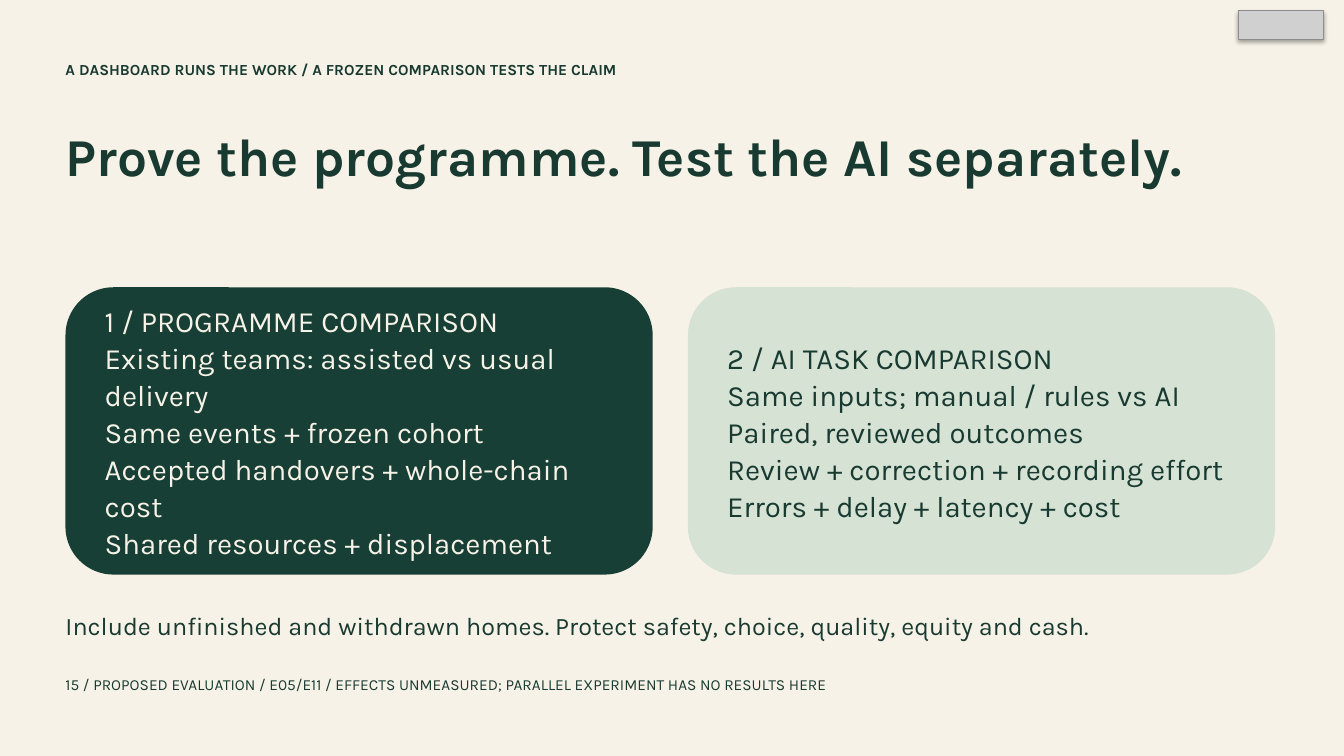
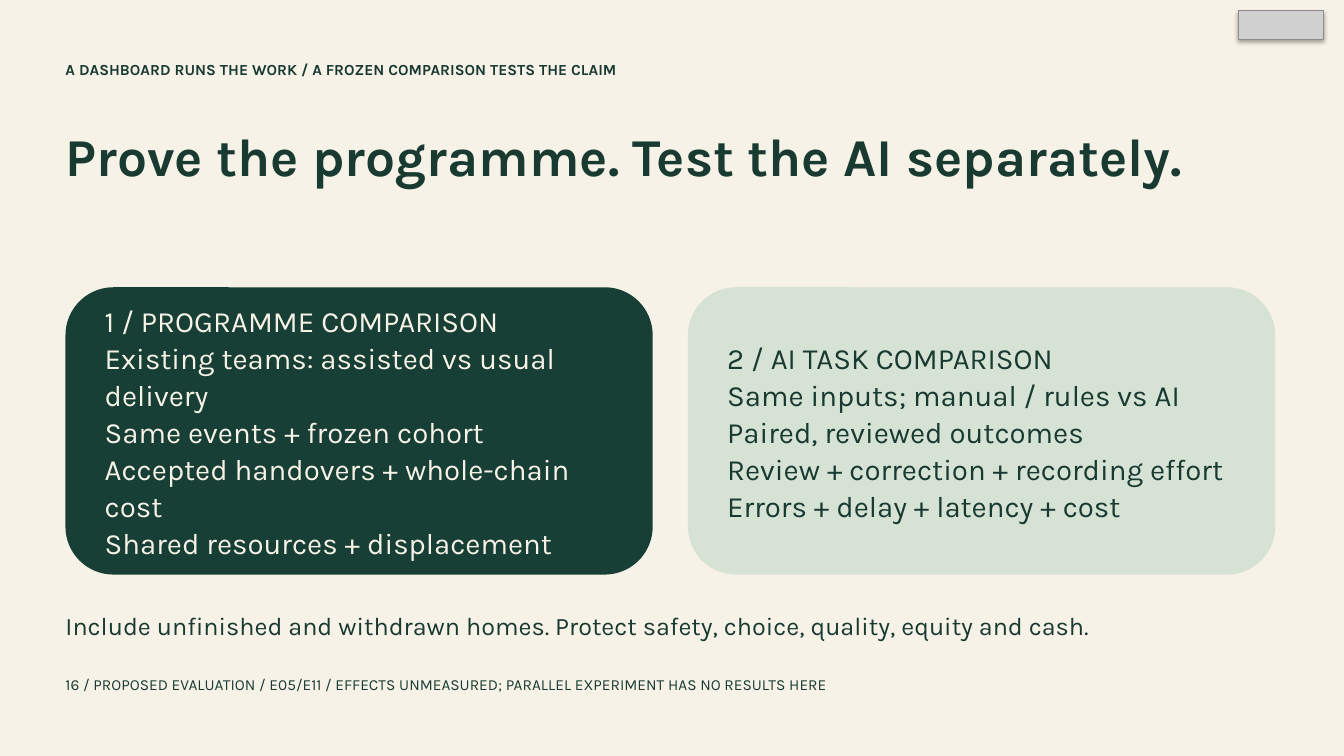
Before and after one commit to jmservera/ama, a slide deck: slide 16 of docs/capstone/deck/zava-forward-executive-draft.pptx (slide 15 before the commit). Drawn at 1344x756 pixels with LibreOffice and Linux fonts; fonts in the diff are those of the drawing; grey boxes stand for pictures. Boxes give left, top, right and bottom in pixels: in the first picture for what was removed or moved away, otherwise in the second. Text is boxed around its words. In the diff, an @@ line names an element or a change of style, - is before the commit and + after.

```diff
--- a/docs/capstone/deck/zava-forward-executive-draft.pptx
+++ b/docs/capstone/deck/zava-forward-executive-draft.pptx
@@ text at bbox=[65, 678, 826, 692]: text changed @@
-15 / PROPOSED EVALUATION / E05/E11 / EFFECTS UNMEASURED; PARALLEL EXPERIMENT HAS NO RESULTS HERE
+16 / PROPOSED EVALUATION / E05/E11 / EFFECTS UNMEASURED; PARALLEL EXPERIMENT HAS NO RESULTS HERE
```
Also in this commit, not shown: 8 other slides changed, 1 slide added, 27 other files.
